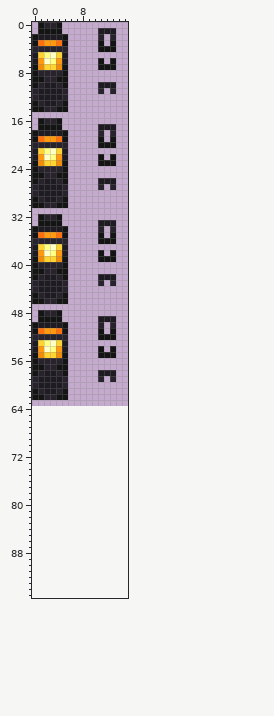
Edited in one commit: sprite sheet (Textures/lanterns_and_sea_lanterns_and_chain_textures/mcl_lanterns_lantern.png). The picture above was drawn from the file before the commit.
The file is 16x64 pixels. Colours within 5 levels of each other are drawn and written as one. The old version is drawn lined up with the new one, on the new canvas.
After:
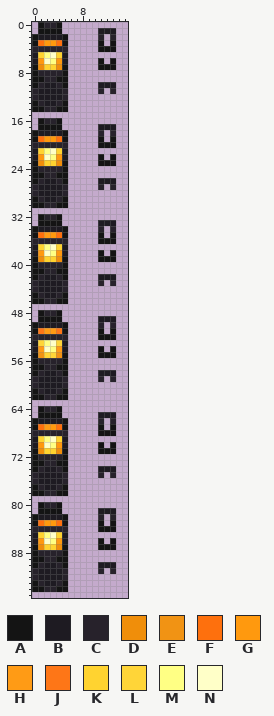
Palette (. is transparent): A #141414  B #1e1b22  C #27222b  D #f08e0a  E #f19314  F #fe700d  G #ff990e  H #ff9b15  J #fe7617  K #ffd330  L #ffd538  M #ffff84  N #ffffc8
What changed:
canvas 16x64 -> 16x96
y 51: x 1..4 FGGF -> JHHJ
y 53: x 1 K -> L; x 4 K -> L
y 54: x 1 G -> H; x 4 G -> H
y 55: x 1..4 DKKD -> ELLE
y 64: x 1..4 .... -> ACCA
y 65: x 1..4 .... -> AAAA; x 11..13 ... -> BBB
y 66: x 0..5 ...... -> ABBBBA; x 11 . -> C; x 13 . -> C
y 67: x 0..5 ...... -> AFHGFA; x 11 . -> A; x 13 . -> A
y 68: x 0..5 ...... -> CCCCCC; x 11..13 ... -> AAA
y 69: x 0..5 ...... -> BKMNKB
y 70: x 0..5 ...... -> BGNMGB; x 11 . -> A; x 13 . -> A
y 71: x 0..5 ...... -> ADKKDA; x 11..13 ... -> AAA
y 72: x 0..5 ...... -> ACCCCA
y 73: x 0..5 ...... -> AACCAA
y 74: x 0..5 ...... -> ACBBCA; x 11..13 ... -> BBB
y 75: x 0..5 ...... -> CBBBBC; x 11 . -> C; x 13 . -> C
y 76: x 0..5 ...... -> CBBBBC
y 77: x 0..5 ...... -> ACBBCA
y 78: x 0..5 ...... -> AACCAA
y 80: x 1..4 .... -> ACCA
y 81: x 1..4 .... -> AAAA; x 11..13 ... -> BBB
y 82: x 0..5 ...... -> ABBBBA; x 11 . -> C; x 13 . -> C
y 83: x 0..5 ...... -> AFGGFA; x 11 . -> A; x 13 . -> A
y 84: x 0..5 ...... -> CCCCCC; x 11..13 ... -> AAA
y 85: x 0..5 ...... -> BKMNKB
y 86: x 0..5 ...... -> BGNMGB; x 11 . -> A; x 13 . -> A
y 87: x 0..5 ...... -> ADKKDA; x 11..13 ... -> AAA
y 88: x 0..5 ...... -> ACCCCA
y 89: x 0..5 ...... -> AACCAA
y 90: x 0..5 ...... -> ACBBCA; x 11..13 ... -> BBB
y 91: x 0..5 ...... -> CBBBBC; x 11 . -> C; x 13 . -> C
y 92: x 0..5 ...... -> CBBBBC
y 93: x 0..5 ...... -> ACBBCA
y 94: x 0..5 ...... -> AACCAA
Changed places in both pictures, as pixel boxes (x1, y1, x2, y2):
changed: (38, 328, 62, 358)
added: (32, 406, 68, 592)
added: (98, 412, 116, 478)
added: (98, 508, 116, 574)
